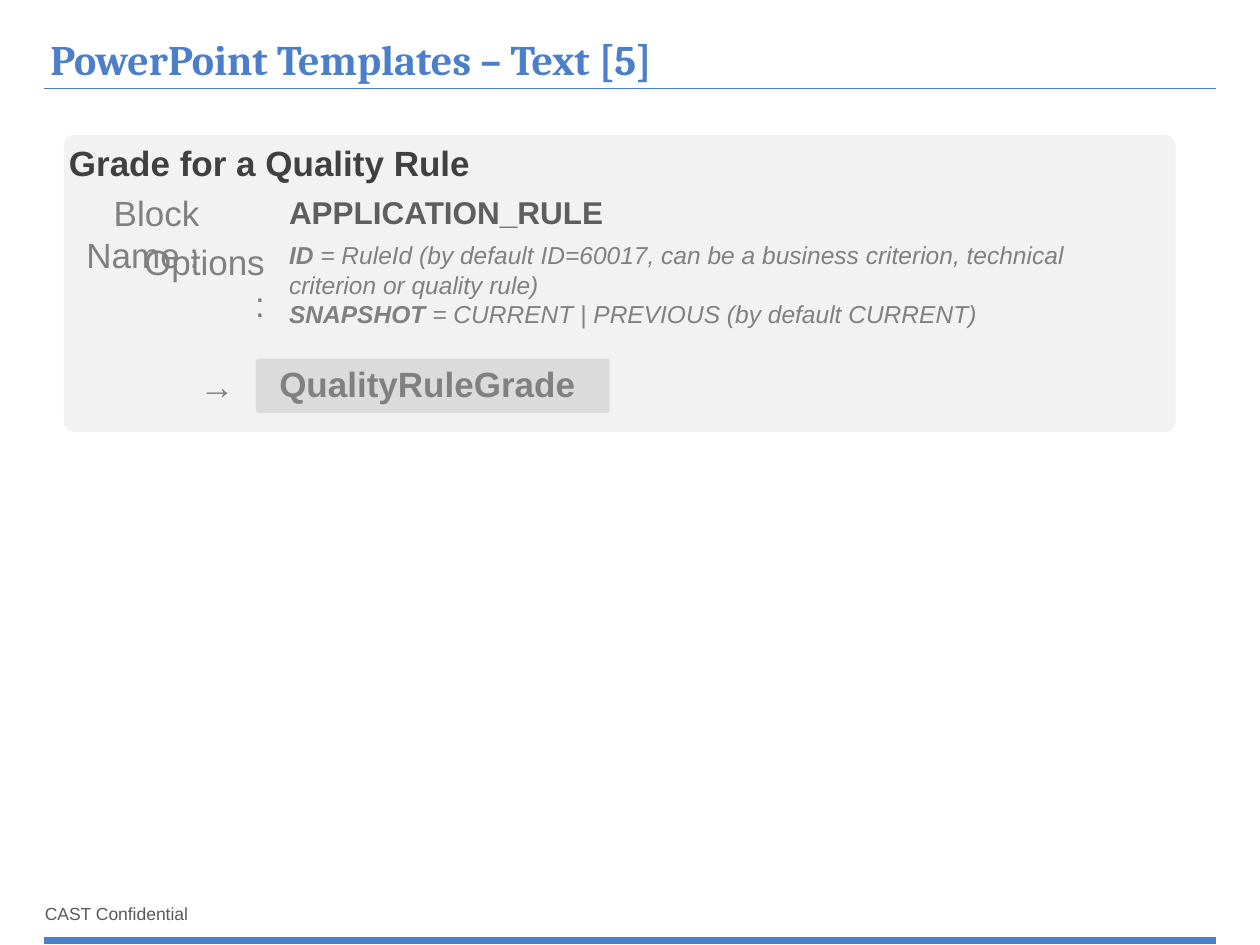
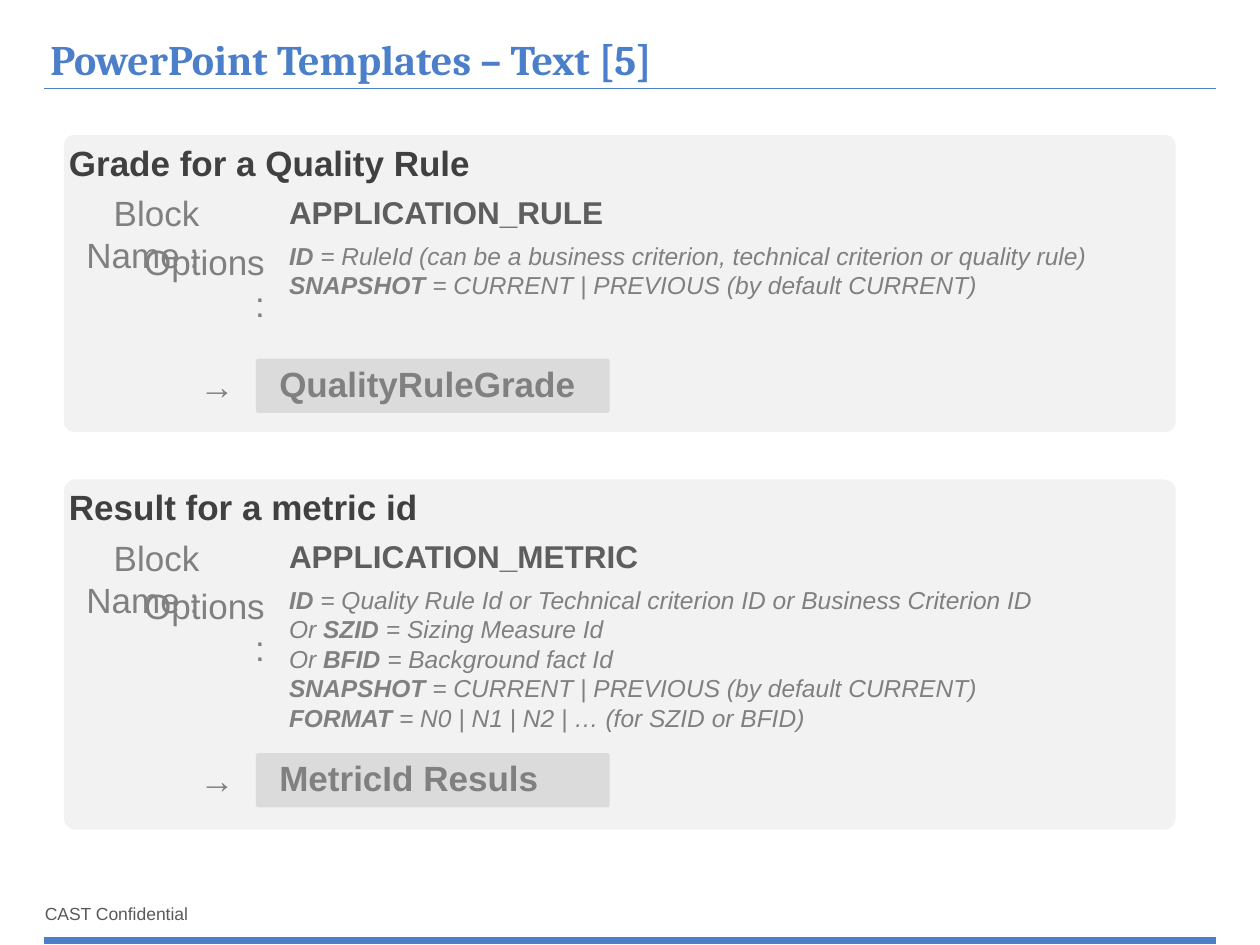
Before and after one commit to CAST-projects/ReportGenerator, a slide deck: slide 13 of CastReporting.Reporting/TemplatesFiles/1- Powerpoint-components-library.pptx. Drawn at 1260x945 pixels with LibreOffice and Linux fonts; fonts in the diff are those of the drawing; background and template pictures are left out. Boxes give left, top, right and bottom in pixels: in the first picture for what was removed or moved away, otherwise in the second. Text is boxed around its words. In the diff, an @@ line names an element or a change of style, - is before the commit and + after.

Commit message:
REPORTGEN-7 : APPLICATION_METRIC

```diff
--- a/CastReporting.Reporting/TemplatesFiles/1- Powerpoint-components-library.pptx
+++ b/CastReporting.Reporting/TemplatesFiles/1- Powerpoint-components-library.pptx
@@ text at [289,247,1086,270]: text changed @@
-ID = RuleId (by default ID=60017, can be a business criterion, technical criterion or quality rule)
+ID = RuleId (can be a business criterion, technical criterion or quality rule)
@@ rounded rectangle added at [64,480,1176,830], fill #F2F2F2 @@
@@ text added at [69,494,417,521], 20 pt, text #404040, bold @@
+Result for a metric id
@@ text added at [86,545,200,619], 20 pt, text #808080 @@
+Block Name :
@@ text added at [289,546,638,572], 18 pt, text #5E5E5E, bold @@
+APPLICATION_METRIC
@@ text added at [144,593,265,626], 20 pt, text #808080 @@
+Options :
@@ text added at [289,591,1031,732], 14 pt, text #808080, italic @@
+ID = Quality Rule Id or Technical criterion ID or Business Criterion ID
+Or SZID = Sizing Measure Id
+Or BFID = Background fact Id
+SNAPSHOT = CURRENT | PREVIOUS (by default CURRENT)
+FORMAT = N0 | N1 | N2 | … (for SZID or BFID)
@@ text added at [188,752,248,808], 20 pt, text #808080, bold @@
+→
@@ rounded rectangle added at [256,753,610,808], fill #BFBFBF at 45% opacity @@
@@ text added at [279,766,538,791], 20 pt, text #808080, bold @@
+MetricId Resuls
```
Also in this commit, not shown: 3 other files.
